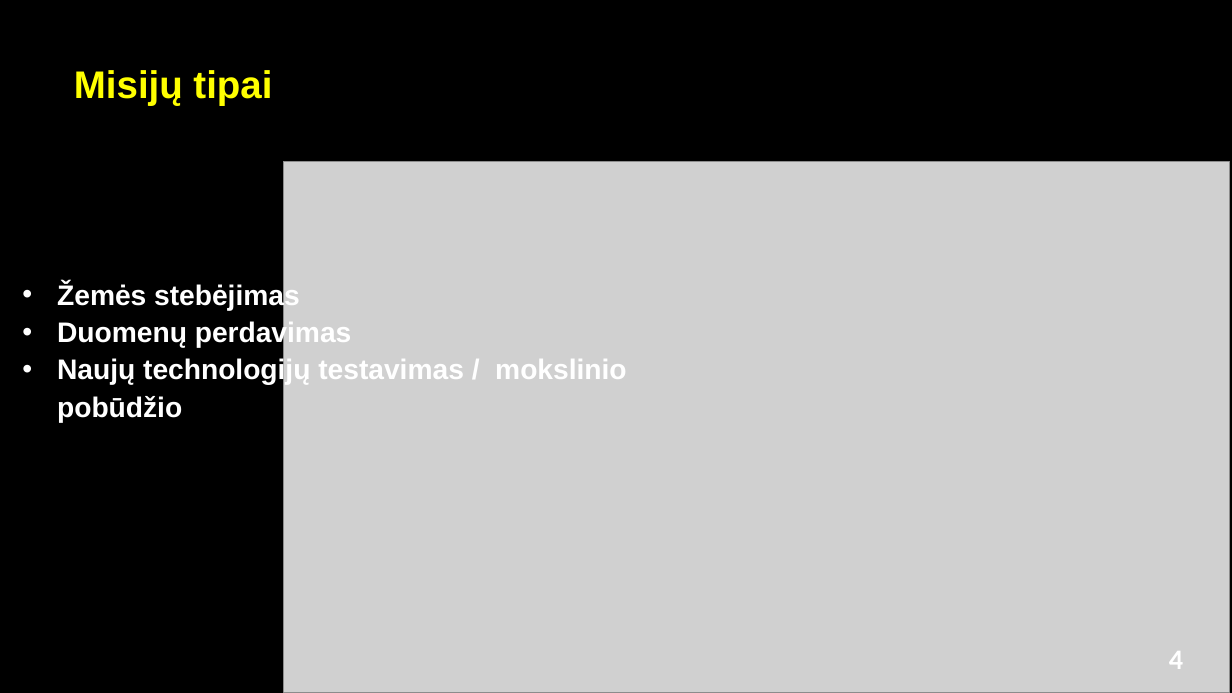
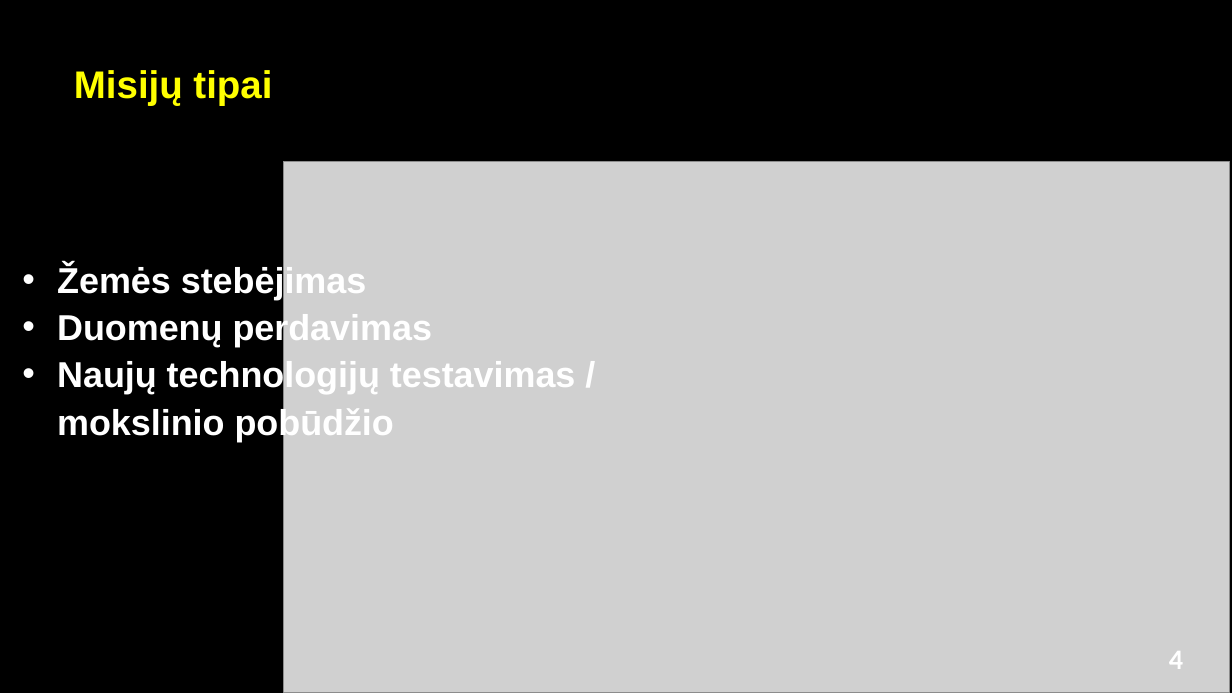
Before and after one commit to Double-Bonus/sem11-InovatyviosMatavimoSistemos, a slide deck: slide 4 of Indvidualus_darbas/esaSwarm_EEF.pptx. Drawn at 1232x693 pixels with LibreOffice and Linux fonts; fonts in the diff are those of the drawing; grey boxes stand for pictures; background and template pictures are left out. Boxes give left, top, right and bottom in pixels: in the first picture for what was removed or moved away, otherwise in the second. Text is boxed around its words. In the diff, an @@ line names an element or a change of style, - is before the commit and + after.

```diff
--- a/Indvidualus_darbas/esaSwarm_EEF.pptx
+++ b/Indvidualus_darbas/esaSwarm_EEF.pptx
@@ text "Žemės stebėjimas" at (57, 265, 576, 442): size 22 to 28 pt @@
```
Also in this commit, not shown: 5 other slides changed, 1 slide added, 7 slides removed, 8 other files.
